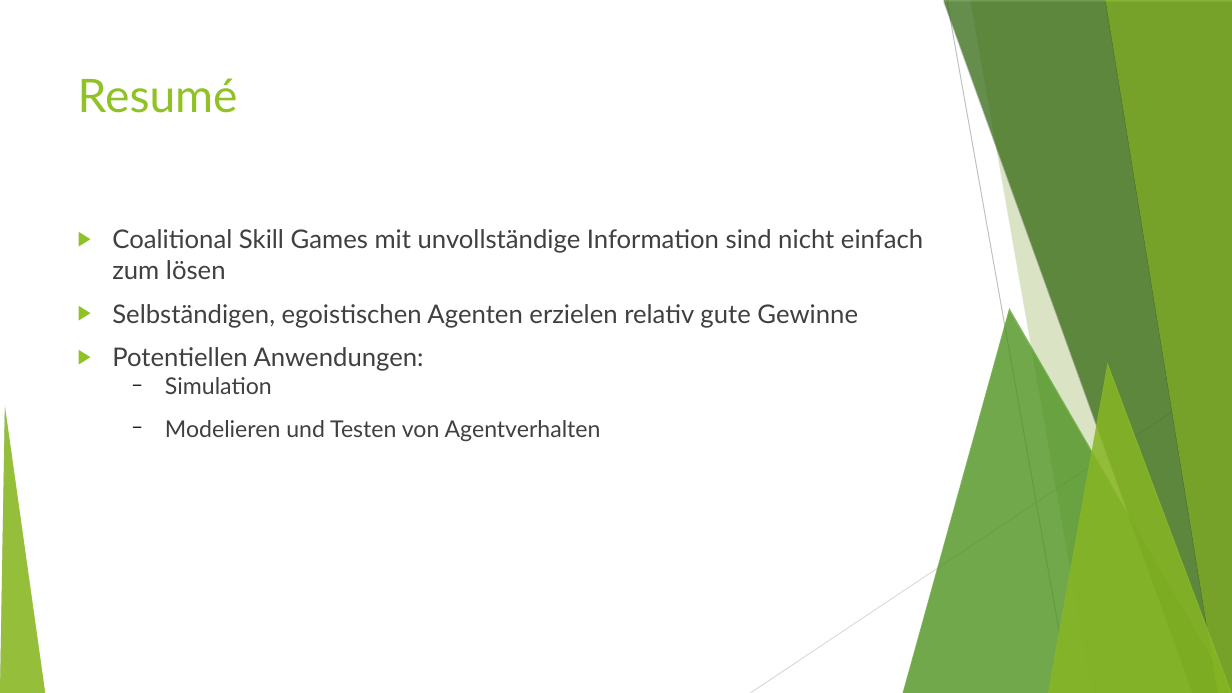
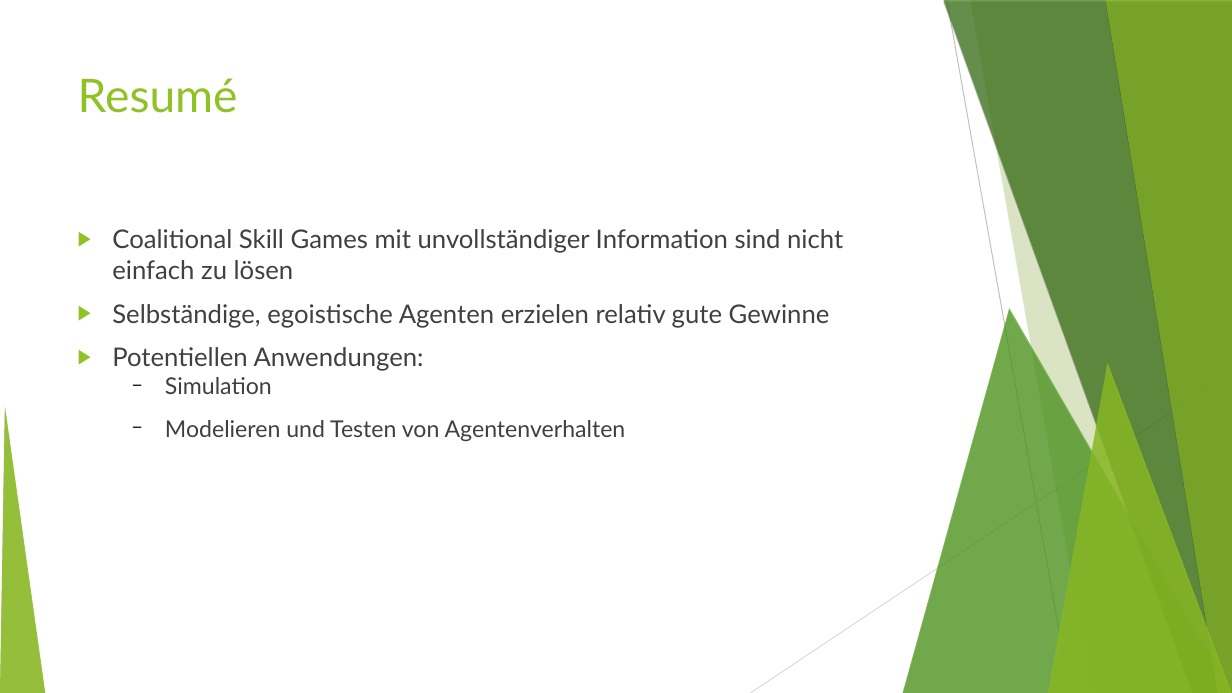
Before and after one commit to MFizz/AiF, a slide deck: slide 15 of Abschluss/alt.odp. Drawn at 1232x693 pixels with LibreOffice and Linux fonts; fonts in the diff are those of the drawing. Boxes give left, top, right and bottom in pixels: in the first picture for what was removed or moved away, otherwise in the second. Text is boxed around its words. In the diff, an @@ line names an element or a change of style, - is before the commit and + after.

```diff
--- a/Abschluss/alt.odp
+++ b/Abschluss/alt.odp
@@ text at box(112, 229, 843, 328): text changed @@
-▶ Coalitional Skill Games mit unvollständige Information sind nicht einfach zum lösen
-▶ Selbständigen, egoistischen Agenten erzielen relativ gute Gewinne
+▶ Coalitional Skill Games mit unvollständiger Information sind nicht einfach zu lösen
+▶ Selbständige, egoistische Agenten erzielen relativ gute Gewinne
@@ text at box(165, 420, 626, 441): text changed @@
-  − Modelieren und Testen von Agentverhalten
+  − Modelieren und Testen von Agentenverhalten
```
Also in this commit, not shown: 1 other slide changed, 1 other file.
